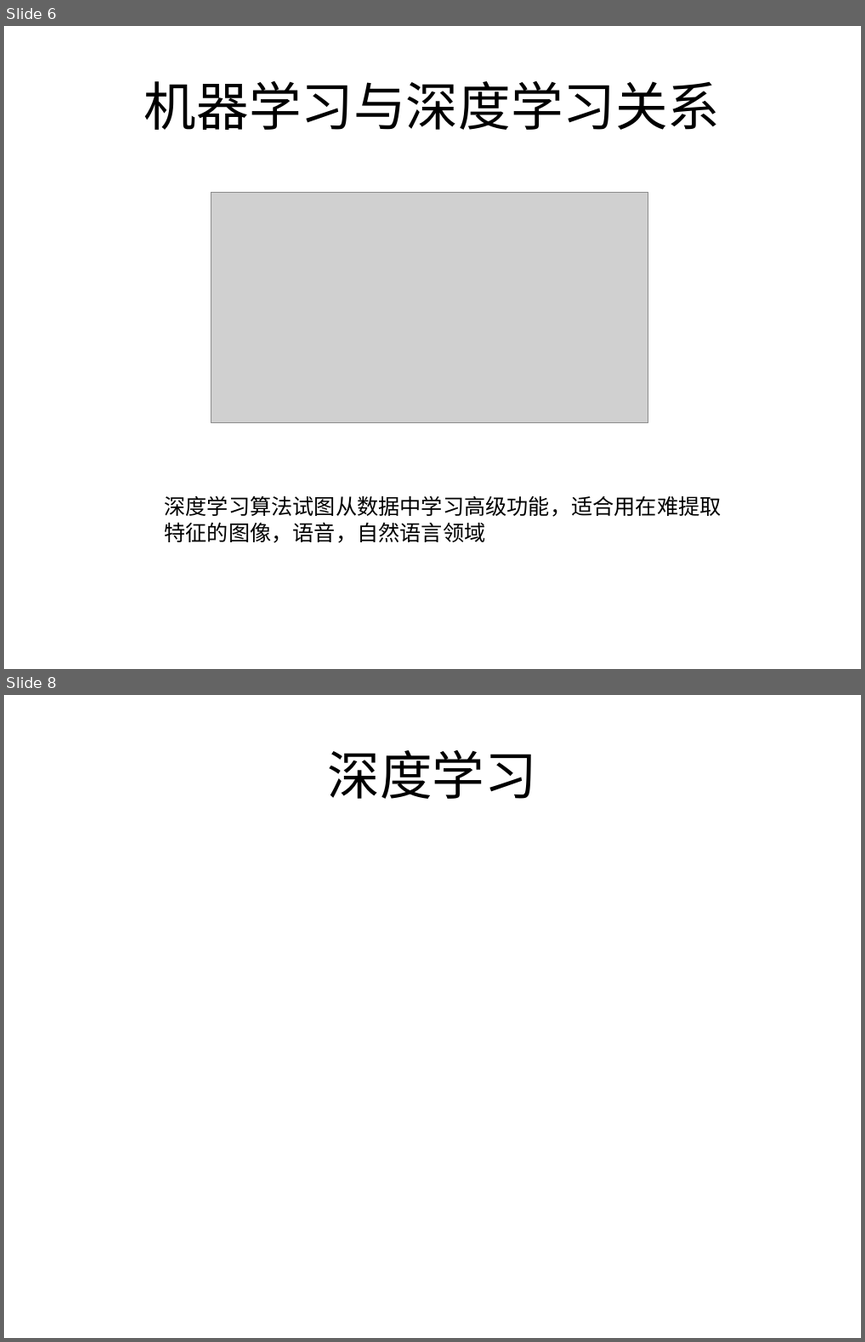
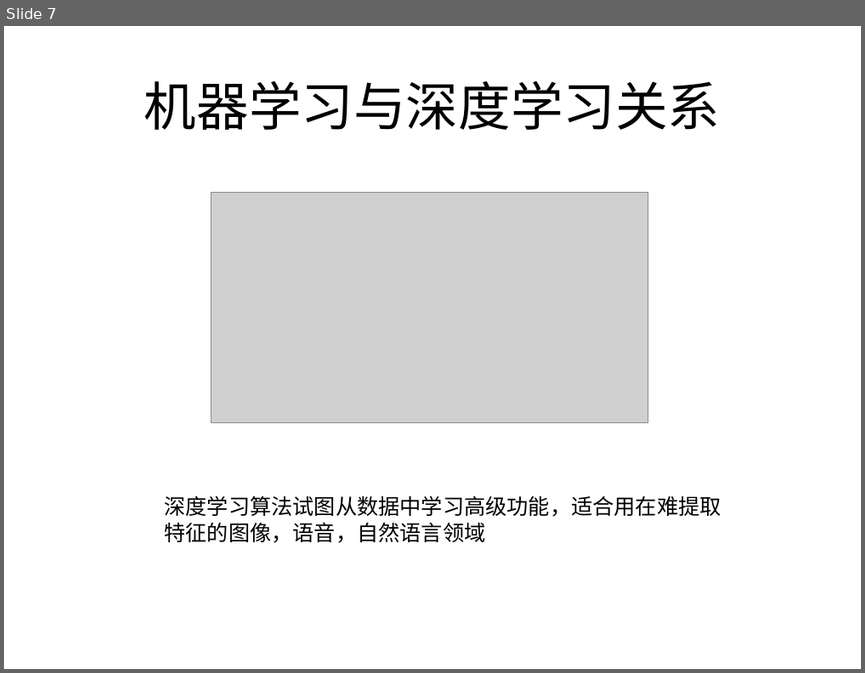
Before and after one commit to logcoding/DeepLearning, a slide deck: 机器学习&深度学习介绍.pptx. Shown one above the other, each under a label of ours: slides 6 and 8 before the commit, slide 7 after it; the slides between them are not shown. The pictures are 865x1342 and 865x673 pixels, drawn with LibreOffice and Linux fonts; fonts in the diff are those of the drawing; grey boxes stand for pictures. Boxes give left, top, right and bottom in pixels: in the first picture for what was removed or moved away, otherwise in the second. Text is boxed around its words. In the diff, an @@ line names an element or a change of style, - is before the commit and + after.

```diff
--- a/机器学习&深度学习介绍.pptx
+++ b/机器学习&深度学习介绍.pptx
@@ slide 8 removed at (x1=4, y1=695, x2=861, y2=1338), background #FFFFFF @@
@@ title removed at (x1=328, y1=750, x2=537, y2=799) @@
-深度学习
@@ what was slide 6 is now slide 7 @@
```
Also in this commit, not shown: 1 slide changed, 12 slides added, 13 other files.
